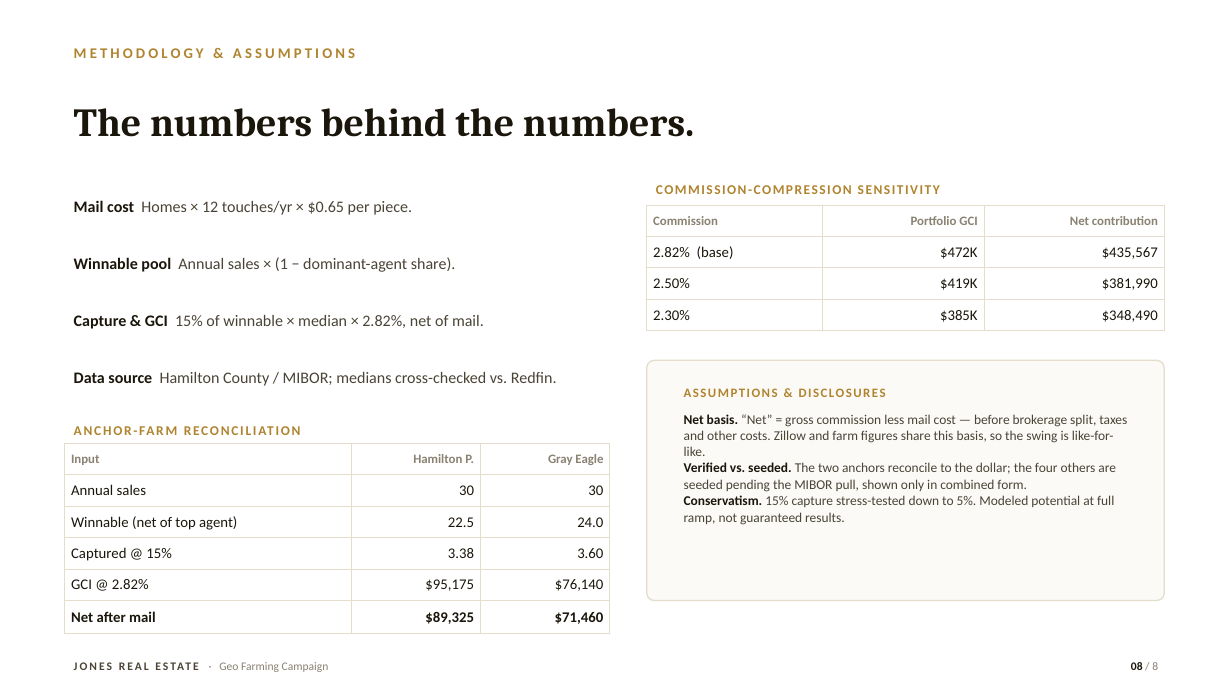
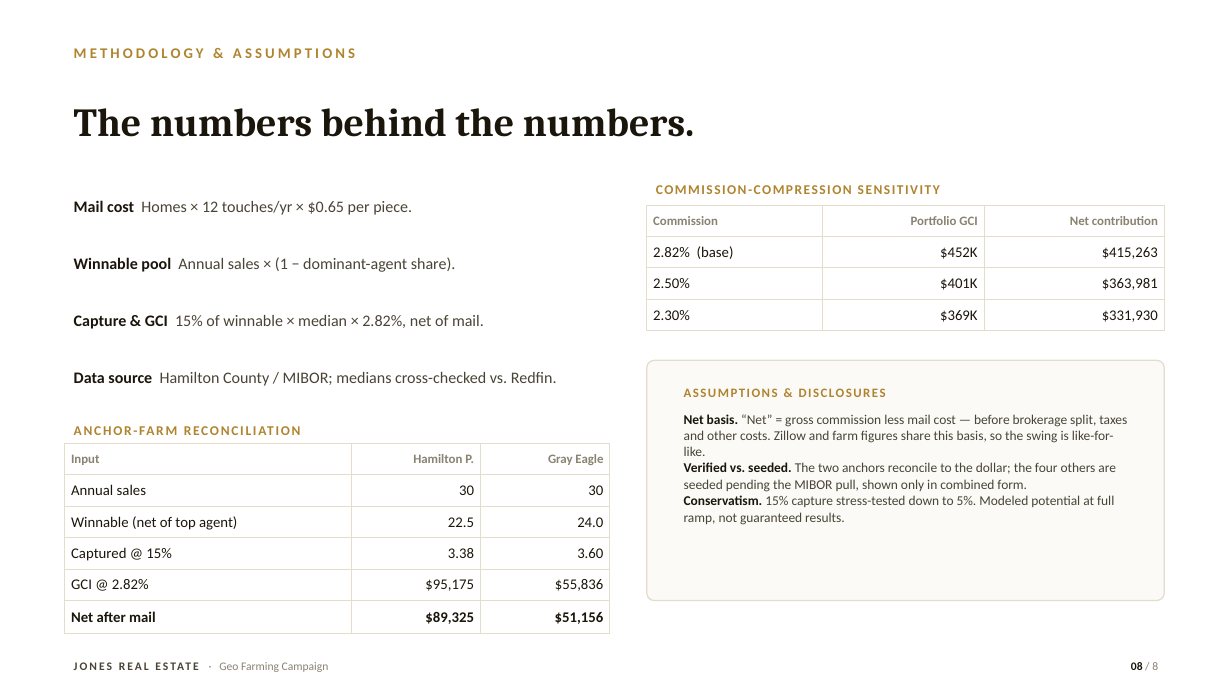
Before and after one commit to NomadRN13/Cortana, a slide deck: slide 8 of presentations/Geo-Farming-Campaign.pptx. Drawn at 1232x693 pixels with LibreOffice and Linux fonts; fonts in the diff are those of the drawing. Boxes give left, top, right and bottom in pixels: in the first picture for what was removed or moved away, otherwise in the second. Text is boxed around its words. In the diff, an @@ line names an element or a change of style, - is before the commit and + after.

```diff
--- a/presentations/Geo-Farming-Campaign.pptx
+++ b/presentations/Geo-Farming-Campaign.pptx
@@ table at (647, 205, 1165, 326) @@
-row 2, column 2: $472K
+row 2, column 2: $452K
-row 2, column 3: $435,567
+row 2, column 3: $415,263
-row 3, column 2: $419K
+row 3, column 2: $401K
-row 3, column 3: $381,990
+row 3, column 3: $363,981
-row 4, column 2: $385K
+row 4, column 2: $369K
-row 4, column 3: $348,490
+row 4, column 3: $331,930
@@ table at (65, 444, 610, 628) @@
-row 5, column 3: $76,140
+row 5, column 3: $55,836
-row 6, column 3: $71,460
+row 6, column 3: $51,156
```
Also in this commit, not shown: 6 other slides changed.
